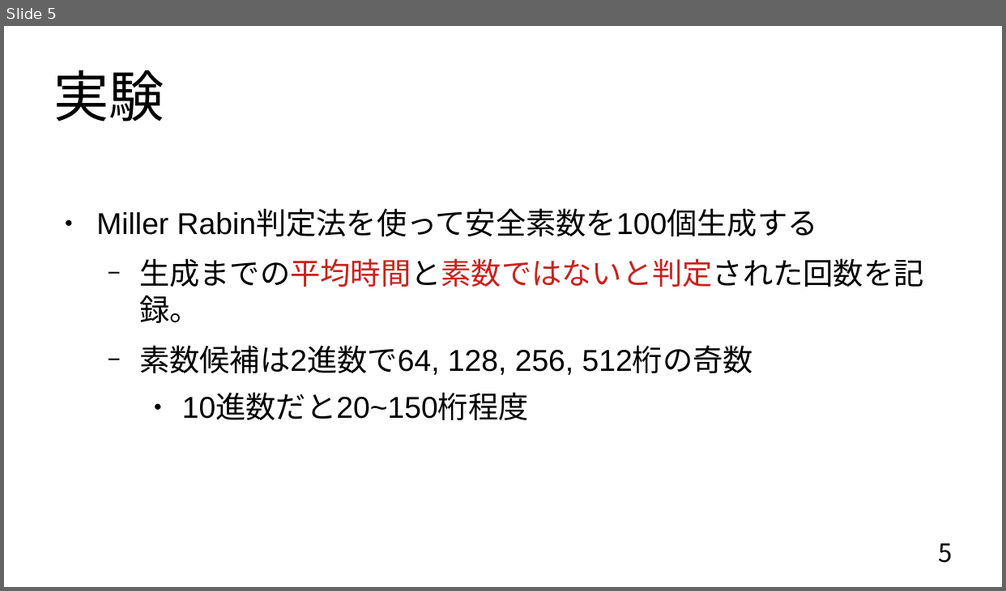
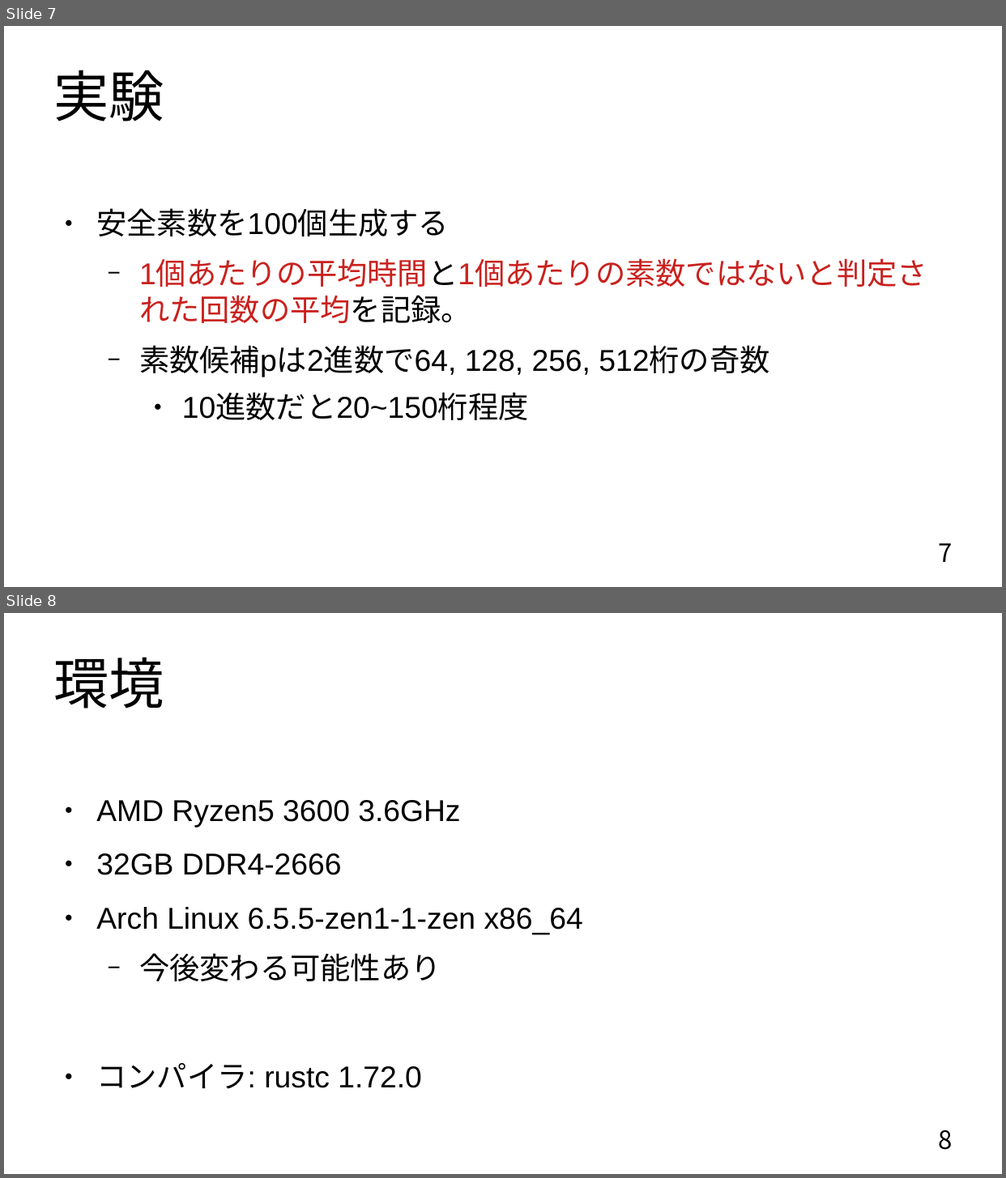
Before and after one commit to donabe8898/prime-test, a slide deck: 2中間発表.odp. Shown one above the other, each under a label of ours: slide 5 before the commit, slides 7 and 8 after it. The pictures are 1006x591 and 1006x1178 pixels, drawn with LibreOffice and Linux fonts; fonts in the diff are those of the drawing. Boxes give left, top, right and bottom in pixels: in the first picture for what was removed or moved away, otherwise in the second. Text is boxed around its words. In the diff, an @@ line names an element or a change of style, - is before the commit and + after.

```diff
--- a/2中間発表.odp
+++ b/2中間発表.odp
@@ slide 8 added at (4,613,1002,1174), background #FFFFFF @@
@@ title added at (54,657,165,709), 44 pt, text #000000 @@
+環境
@@ text added at (96,800,583,1089), 24 pt, text #000000 @@
+● AMD Ryzen5 3600 3.6GHz
+● 32GB DDR4-2666
+● Arch Linux 6.5.5-zen1-1-zen x86_64
+  − 今後変わる可能性あり
+● コンパイラ: rustc 1.72.0
@@ page number added at (938,1131,952,1150), 20 pt, text #000000 @@
+8
@@ what was slide 5 is now slide 7 @@
@@ slide 7 changed as well @@
@@ text at (96,208,769,378): text changed @@
-● Miller Rabin判定法を使って安全素数を100個生成する
-  − 生成までの平均時間と素数ではないと判定された回数を記録。
-  − 素数候補は2進数で64, 128, 256, 512桁の奇数
+● 安全素数を100個生成する
+  − 1個あたりの平均時間と1個あたりの素数ではないと判定された回数の平均を記録。
+  − 素数候補pは2進数で64, 128, 256, 512桁の奇数
@@ page number at (938,544,952,562): text changed @@
-5
+7
```
Also in this commit, not shown: 8 other slides changed, 2 other slides added, 5 other files.
